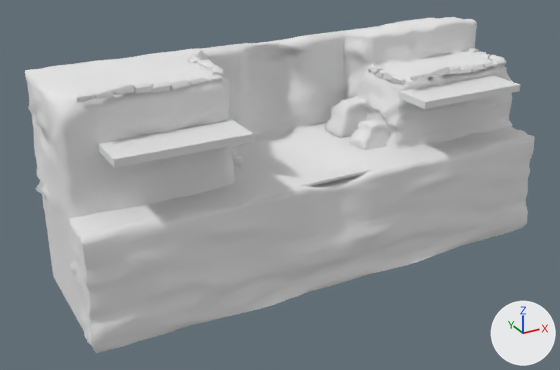
Renders of the Blender file SFG_UnityProject/Assets/03_Models/Maps/Forest/Forest Blender File v2.blend from each side of a commit.
Both versions are drawn from a 50 mm lens placed at (-18.8, -28.3, 11.2), pointed at (-1.8, 2.7, -4.3). Arrows for +X, +Y and +Z are at lower right; the lights stay in place.
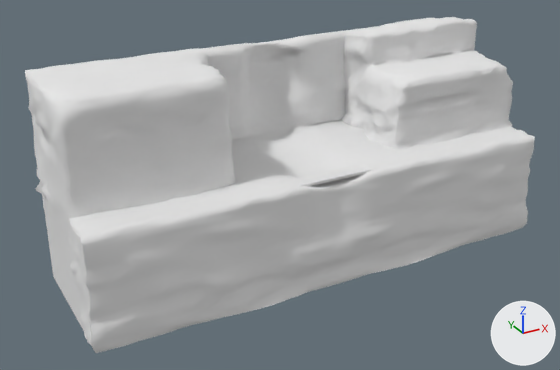
Edits to the scene script, one JSON object a line:
```json
{"block": "me_cube_001", "where": "me_cube_001.from_pydata(...)  # 1825 vertices, 3494 faces; spans x -2.4..3.2, y 0.6..6.2, z -47.9..14.7"}
{"block": "me_cube_001", "where": "# used by ob_l_background; location = (6.93, 0.0, 0.0); scale = (1.5, 1.0, 0.172)"}
{"block": "me_cube_001", "change": "me_cube_001 part 1: 29 of 1825 vertices moved; they spanned x -2.3..2.2, y 0.8..4.2, z -14.9..-5.6 and now span x -2.2..1.9, y 0.9..4.2, z -14.9..-5.6; mean shift (0.0, 0.0, 0.0); largest move (2.2, 0.9, -8.9) -> (1.9, 0.9, -8.6)"}
{"op": "add", "block": "ob_rock_4_031", "code": "ob_rock_4_031.hide_viewport = True"}
{"op": "add", "block": "ob_rock_4_030", "code": "ob_rock_4_030.hide_viewport = True"}
{"op": "add", "block": "ob_rock_4_029", "code": "ob_rock_4_029.hide_viewport = True"}
{"op": "add", "block": "ob_rock_4_028", "code": "ob_rock_4_028.hide_viewport = True"}
{"op": "add", "block": "ob_rock_4_023", "code": "ob_rock_4_023.hide_viewport = True"}
{"op": "add", "block": "ob_rock_4_027", "code": "ob_rock_4_027.hide_viewport = True"}
{"op": "add", "block": "ob_rock_4_026", "code": "ob_rock_4_026.hide_viewport = True"}
{"op": "add", "block": "ob_rock_4_025", "code": "ob_rock_4_025.hide_viewport = True"}
{"op": "add", "block": "ob_rock_4_024", "code": "ob_rock_4_024.hide_viewport = True"}
{"op": "add", "block": "ob_rock_4_021", "code": "ob_rock_4_021.hide_viewport = True"}
{"op": "add", "block": "ob_rock_4_020", "code": "ob_rock_4_020.hide_viewport = True"}
{"op": "add", "block": "ob_rock_4_019", "code": "ob_rock_4_019.hide_viewport = True"}
{"op": "add", "block": "ob_rock_outcropping_2", "code": "ob_rock_outcropping_2.hide_viewport = True"}
{"op": "add", "block": "ob_rock_4_014", "code": "ob_rock_4_014.hide_viewport = True"}
{"op": "add", "block": "ob_rock_4_013", "code": "ob_rock_4_013.hide_viewport = True"}
{"op": "add", "block": "ob_rock_4_012", "code": "ob_rock_4_012.hide_viewport = True"}
{"op": "add", "block": "ob_rock_4_011", "code": "ob_rock_4_011.hide_viewport = True"}
{"op": "add", "block": "ob_rock_4_010", "code": "ob_rock_4_010.hide_viewport = True"}
{"op": "add", "block": "ob_rock_4_009", "code": "ob_rock_4_009.hide_viewport = True"}
{"op": "add", "block": "ob_rock_4_008", "code": "ob_rock_4_008.hide_viewport = True"}
{"op": "add", "block": "ob_rock_outcropping_1", "code": "ob_rock_outcropping_1.hide_viewport = True"}
{"op": "add", "block": "ob_rock_4_007", "code": "ob_rock_4_007.hide_viewport = True"}
{"op": "add", "block": "ob_rock_4_006", "code": "ob_rock_4_006.hide_viewport = True"}
{"op": "add", "block": "ob_rock_4_005", "code": "ob_rock_4_005.hide_viewport = True"}
{"op": "add", "block": "ob_rock_4_004", "code": "ob_rock_4_004.hide_viewport = True"}
{"op": "add", "block": "ob_rock_4_003", "code": "ob_rock_4_003.hide_viewport = True"}
{"op": "add", "block": "ob_rock_4_002", "code": "ob_rock_4_002.hide_viewport = True"}
{"op": "add", "block": "ob_rock_4_001", "code": "ob_rock_4_001.hide_viewport = True"}
{"op": "add", "block": "ob_rock_2", "code": "ob_rock_2.hide_viewport = True"}
{"op": "add", "block": "ob_rock_1", "code": "ob_rock_1.hide_viewport = True"}
{"op": "add", "block": "ob_r_platform", "code": "ob_r_platform.hide_viewport = True"}
{"op": "add", "block": "ob_l_platform", "code": "ob_l_platform.hide_viewport = True"}
```

Pixel boxes [x1, y1, x2, y2] of what changed, in the pictures (560 x 370 px; the box of a moved part takes in the faces that stretch with it):
```json
{"object": "L.Background", "change": "reshaped", "before": [342, 17, 513, 150], "after": [341, 17, 513, 150]}
{"object": "R.Platform", "change": "hidden", "before": [98, 120, 254, 168]}
{"object": "L.Platform", "change": "hidden", "before": [399, 75, 520, 109]}
{"object": "Rock 1", "change": "hidden", "before": [325, 96, 368, 138]}
{"object": "Rock 2", "change": "hidden", "before": [349, 118, 391, 150]}
{"object": "Rock 4.003", "change": "hidden", "before": [109, 84, 135, 95]}
{"object": "Rock 4.005", "change": "hidden", "before": [151, 81, 172, 92]}
{"object": "Rock 4.004", "change": "hidden", "before": [134, 83, 153, 94]}
{"object": "Rock 4.006", "change": "hidden", "before": [170, 80, 191, 91]}
{"object": "Rock 4.001", "change": "hidden", "before": [76, 92, 96, 102]}
{"object": "Rock 4.002", "change": "hidden", "before": [95, 90, 114, 98]}
{"object": "Rock 4.024", "change": "hidden", "before": [391, 74, 406, 85]}
{"object": "Rock 4.012", "change": "hidden", "before": [431, 66, 449, 75]}
{"object": "Rock Outcropping 1", "change": "hidden", "before": [206, 75, 223, 83]}
{"object": "Rock 4.010", "change": "hidden", "before": [458, 64, 472, 74]}
{"object": "Rock 4.007", "change": "hidden", "before": [190, 78, 206, 86]}
{"object": "Rock 4.014", "change": "hidden", "before": [410, 73, 423, 81]}
{"object": "Rock 4.011", "change": "hidden", "before": [448, 66, 460, 75]}
{"object": "Rock 4.009", "change": "hidden", "before": [471, 64, 484, 73]}
{"object": "Rock 4.027", "change": "hidden", "before": [369, 66, 384, 75]}
{"object": "Rock 4.021", "change": "hidden", "before": [211, 67, 223, 76]}
{"object": "Rock 4.019", "change": "hidden", "before": [199, 60, 214, 68]}
{"object": "Rock 4.025", "change": "hidden", "before": [383, 72, 396, 81]}
{"object": "Rock Outcropping 2", "change": "hidden", "before": [492, 60, 505, 67]}
{"object": "Rock 4.013", "change": "hidden", "before": [423, 71, 436, 78]}
{"object": "Rock 4.020", "change": "hidden", "before": [206, 65, 222, 71]}
{"object": "Rock 4.026", "change": "hidden", "before": [376, 70, 389, 78]}
{"object": "Rock 4.008", "change": "hidden", "before": [483, 62, 494, 69]}
{"object": "Rock 4.031", "change": "hidden", "before": [493, 56, 506, 66]}
{"object": "Rock 4.029", "change": "hidden", "before": [480, 54, 491, 59]}
{"object": "Rock 4.023", "change": "hidden", "before": [468, 48, 479, 53]}
{"object": "Rock 4.028", "change": "hidden", "before": [474, 51, 486, 56]}
{"object": "Rock 4.030", "change": "hidden", "before": [489, 55, 498, 61]}
{"part": 1, "of": "me_cube_001", "change": "moved or reshaped", "before": [368, 97, 496, 136], "after": [353, 97, 495, 143]}
```
